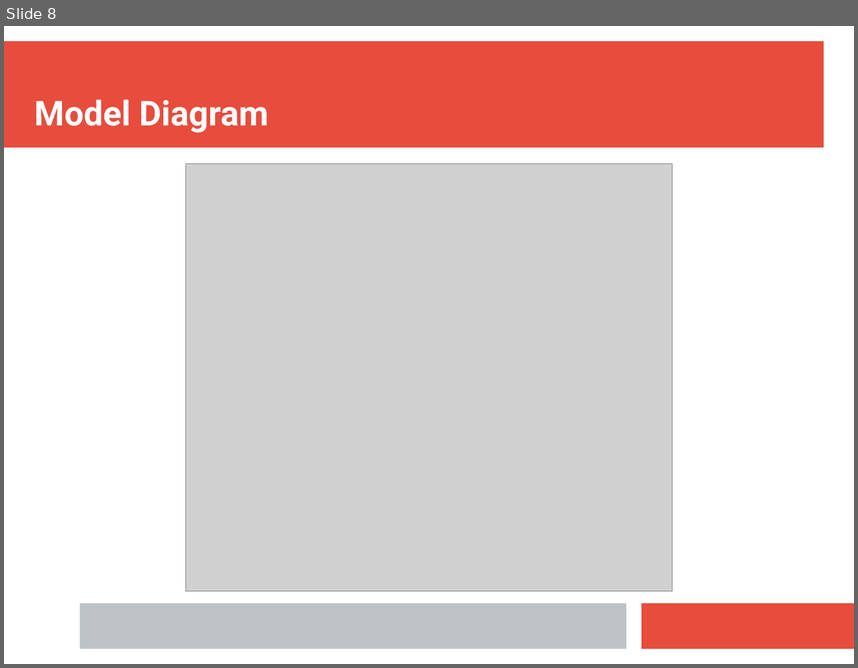
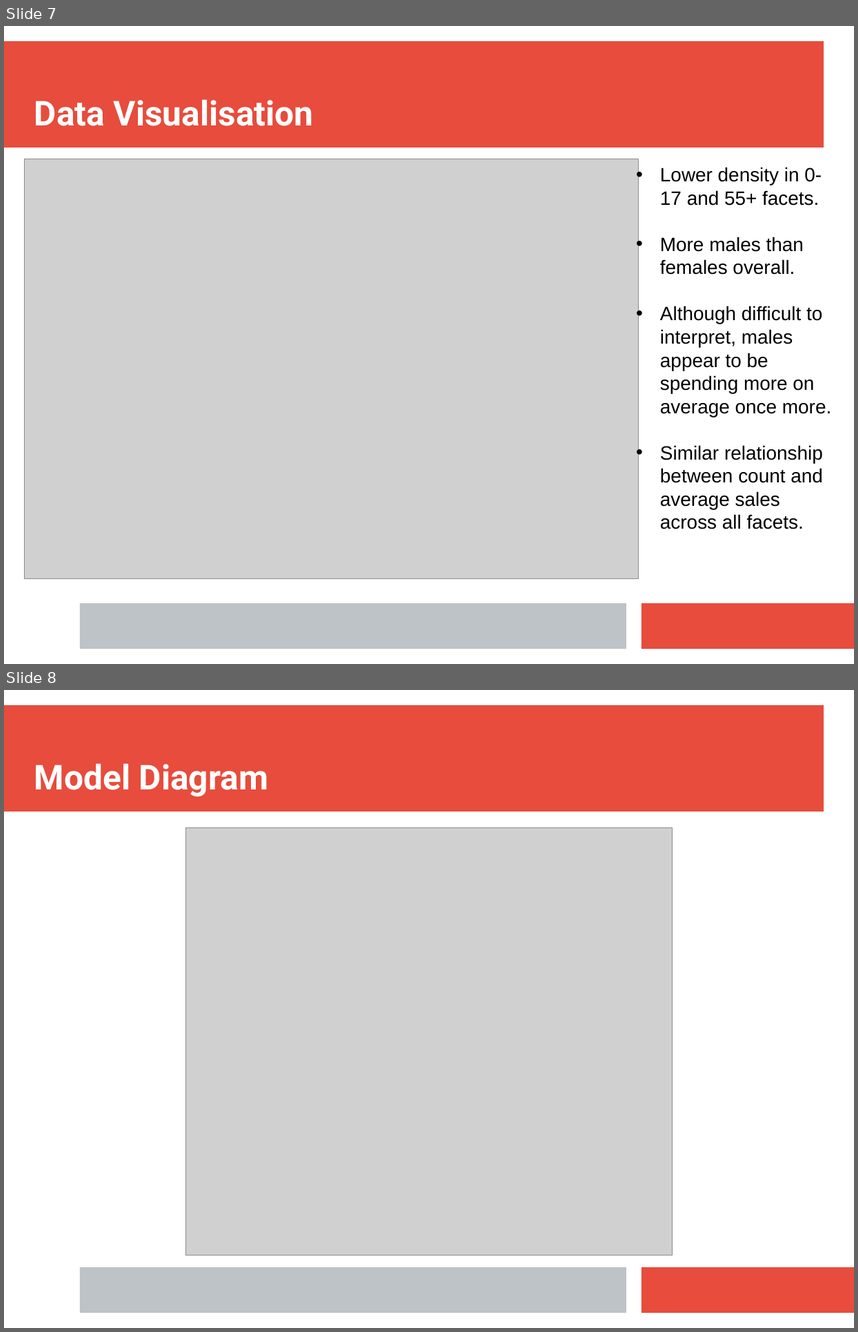
Before and after one commit to tim-kirkbride/BayesianAssignment, a slide deck: Presentation.pptx. Shown one above the other, each under a label of ours: slide 8 before the commit, slides 7 and 8 after it. The pictures are 858x668 and 858x1332 pixels, drawn with LibreOffice and Linux fonts; fonts in the diff are those of the drawing; grey boxes stand for pictures. Boxes give left, top, right and bottom in pixels: in the first picture for what was removed or moved away, otherwise in the second. Text is boxed around its words. In the diff, an @@ line names an element or a change of style, - is before the commit and + after.

Commit message:
presentation intro and visualisation interpretations

```diff
--- a/Presentation.pptx
+++ b/Presentation.pptx
@@ slide 7 added at (4,26,854,664), background #FFFFFF; not listed: 3 template elements that a slide beside it also shows @@
@@ text added at (34,99,314,126), 32 pt, text #FFFFFF, bold @@
+Data Visualisation
@@ picture added at (24,158,639,578) @@
@@ text added at (660,167,831,529), 18 pt, text #000000 @@
+• Lower density in 0-17 and 55+ facets.
+• More males than females overall.
+• Although difficult to interpret, males appear to be spending more on average once more.
+• Similar relationship between count and average sales across all facets.
```
Also in this commit, not shown: 2 slides changed, 4 other slides added, 5 slides removed.
